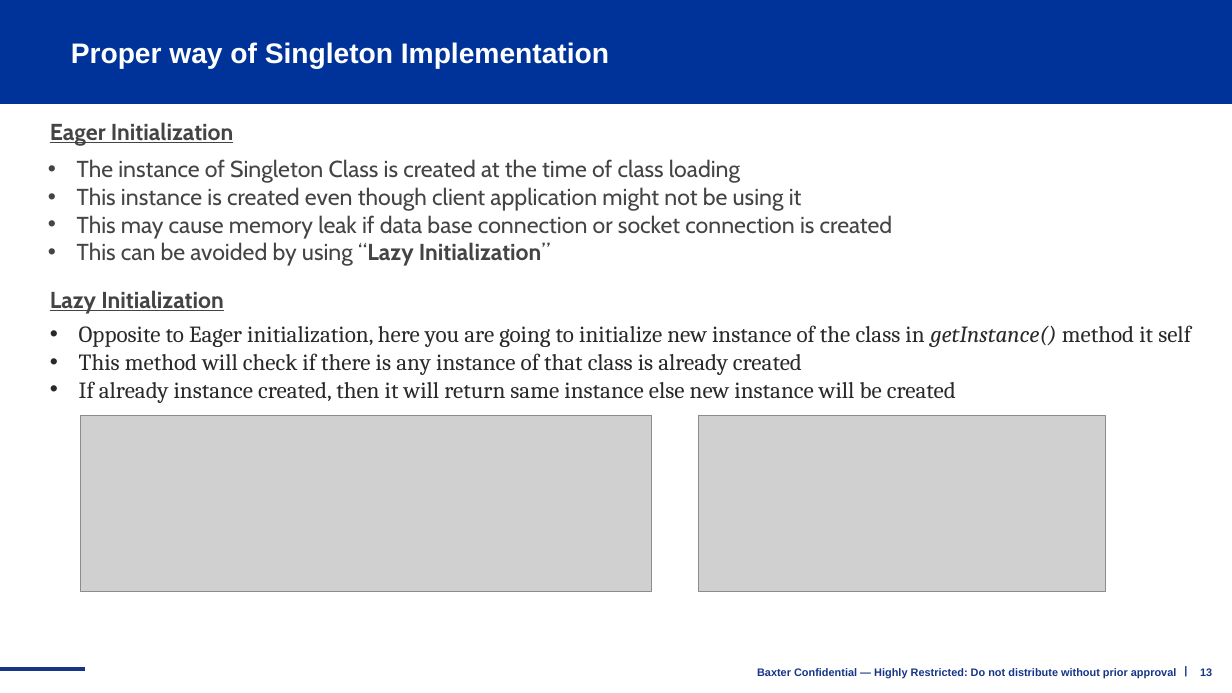
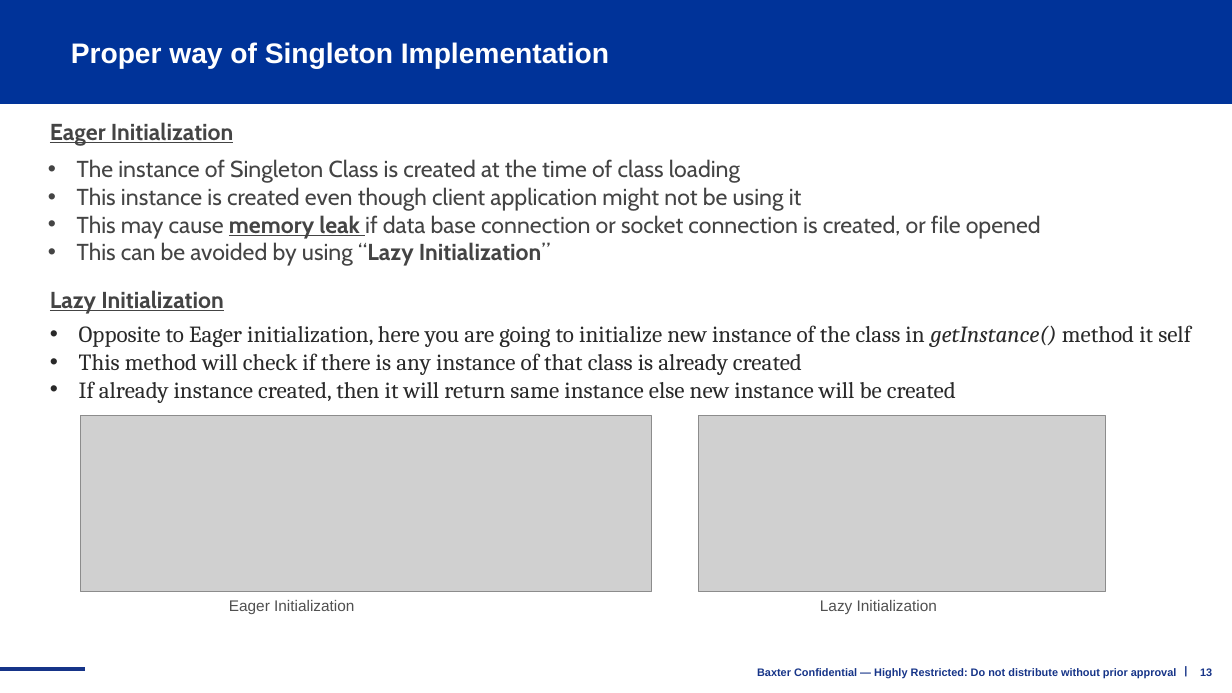
Before and after one commit to shidlingayya/DesignPatterns, a slide deck: slide 13 of C++ Design Patterns.pptx. Drawn at 1232x693 pixels with LibreOffice and Linux fonts; fonts in the diff are those of the drawing; grey boxes stand for pictures; background and template pictures are left out. Boxes give left, top, right and bottom in pixels: in the first picture for what was removed or moved away, otherwise in the second. Text is boxed around its words. In the diff, an @@ line names an element or a change of style, - is before the commit and + after.

```diff
--- a/C++ Design Patterns.pptx
+++ b/C++ Design Patterns.pptx
@@ text at box(77, 215, 1041, 239): text changed @@
-  • This may cause memory leak if data base connection or socket connection is created
+  • This may cause memory leak if data base connection or socket connection is created, or file opened
@@ text added at box(229, 600, 354, 614), 12 pt, text #505050 @@
+Eager Initialization
@@ text added at box(820, 600, 937, 614), 12 pt, text #505050 @@
+Lazy Initialization
```
Also in this commit, not shown: 11 other slides changed, 14 slides added, 1 slide removed.
